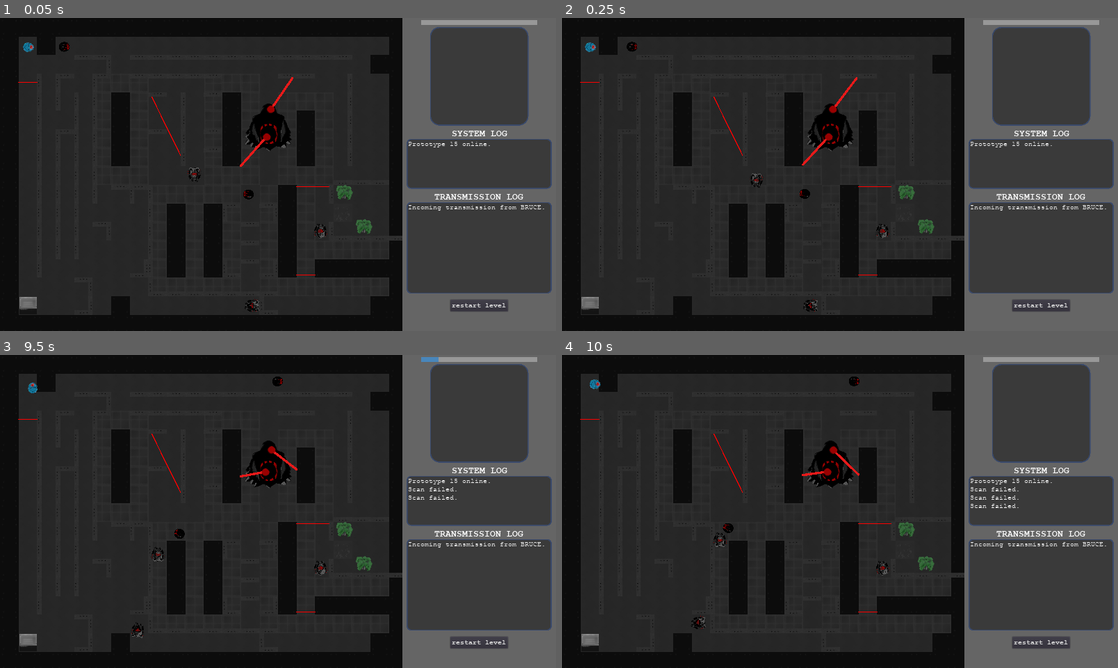
Above: before the commit, frames 1-4 (two rows, left to right).
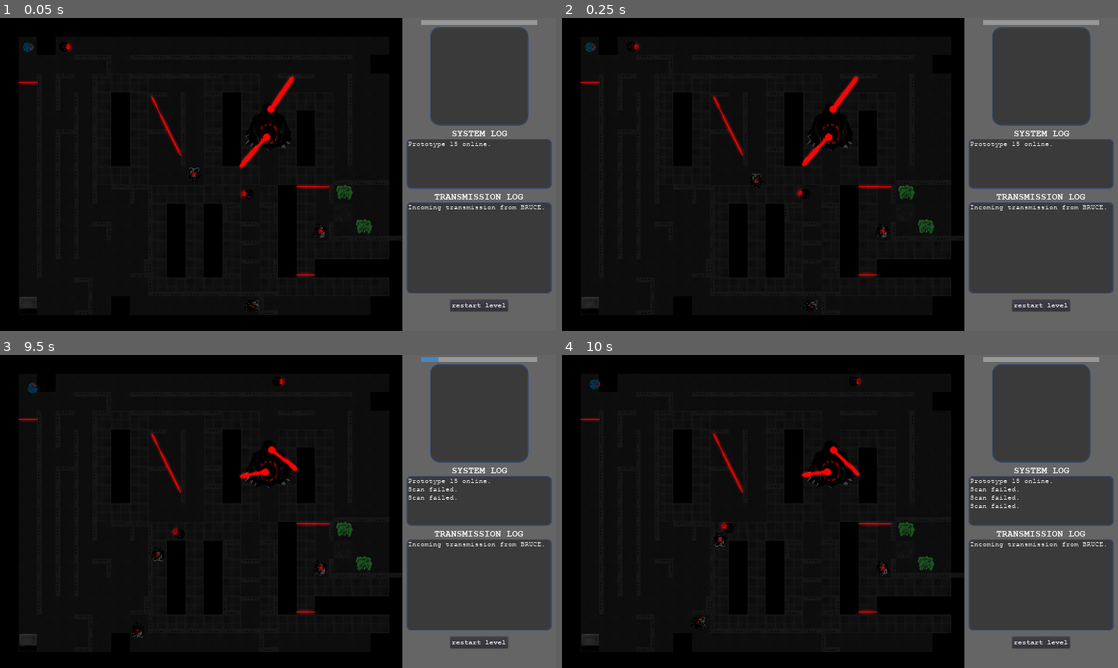
Above: after the commit, the same moments.

Repository: Roachbones/Visendus
Game: Godot game, scene res://levels/losslabyrinth.tscn
Two runs of this game, one before a commit and one after it. Both use one fixed random seed, a clock stepped at 60 frames per second and the inputs below. This scene is started directly instead of the project's main scene.
Inputs (mouse positions are in pixels of both pictures, inside the frame that each line leads up to):
- Up to frame 1 (0.05 s): no input
- Up to frame 2 (0.25 s): no input
- Up to frame 3 (9.5 s): click "restart level" at 0.5 s; click "restart level" at 1.25 s; click "restart level" at 2 s; move the mouse to (227, 530) at 2.77 s; hold Right (ui_right) 2.78-3.53 s; hold Space (disguise) 2.78-3.53 s; click (227, 530) at 2.92 s; move the mouse to (105, 383) at 3.52 s; hold Down (ui_down) 3.53-4.28 s; click (105, 383) at 3.6 s; move the mouse to (266, 470) at 4.27 s; hold Right (ui_right) 4.28-5.03 s; hold Right mouse button (scan_object) 4.28-5.03 s; click (266, 470) at 4.42 s; move the mouse to (322, 567) at 5.02 s; hold Up (ui_up) 5.03-5.78 s; tap Space (disguise) at 5.1 s; click (322, 567) at 5.17 s; move the mouse to (189, 642) at 5.77 s; press the mouse at (189, 642) at 5.78 s; hold Left (ui_left) 5.78-7.28 s; move the mouse to (177, 621) at 6.52 s; release the mouse at (177, 621) at 6.53 s; right-click (177, 621) at 6.6 s; click (177, 621) at 6.67 s; move the mouse to (344, 530) at 7.27 s; hold Down (ui_down) 7.28-8.03 s; hold Space (disguise) 7.28-8.03 s; click (344, 530) at 7.42 s; move the mouse to (361, 564) at 8.02 s; hold Right (ui_right) 8.03-8.78 s; click (361, 564) at 8.1 s; move the mouse to (27, 642) at 8.77 s; hold Up (ui_up) from 8.78 s (still down); hold Right mouse button (scan_object) from 8.78 s (still down); click (27, 642) at 8.92 s
- Up to frame 4 (10 s): move the mouse to (728, 527) at 9.52 s; release Up (ui_up) at 9.53 s; release Right mouse button (scan_object) at 9.53 s; hold Right (ui_right) from 9.53 s (still down); tap Space (disguise) at 9.6 s; click (728, 527) at 9.67 s

The runs differ from the first frame. In frame 1, 52% of the frame differs, in the area x 3-73%, y 6-96%; in frame 2, 52%; in frame 3, 52%; in frame 4, 52%.

Commit message:
adjusted Seer's AnimatedSprite

Diff:
--- a/Ides.tscn
+++ b/Ides.tscn
@@ -1,11 +1,10 @@
-[gd_scene load_steps=10 format=2]
+[gd_scene load_steps=9 format=2]
 
 [ext_resource path="res://Ides.gd" type="Script" id=1]
 [ext_resource path="res://textures/ides.png" type="Texture" id=2]
 [ext_resource path="res://utility/Disguise.gd" type="Script" id=3]
 [ext_resource path="res://sound/whistle.ogg" type="AudioStream" id=4]
 [ext_resource path="res://sound/ides_walk_3.ogg" type="AudioStream" id=5]
-[ext_resource path="res://textures/light.png" type="Texture" id=6]
 
 [sub_resource type="CircleShape2D" id=1]
 radius = 18.0
@@ -48,11 +47,4 @@
 stream = ExtResource( 5 )
 volume_db = -12.0
 autoplay = true
-
-[node name="Light2D" type="Light2D" parent="."]
-visible = false
-texture = ExtResource( 6 )
-color = Color( 0.537255, 0.807843, 0.929412, 1 )
-energy = 0.5
-shadow_enabled = true
 [connection signal="scanned_node_changed" from="." to="Disguise" method="_on_Ides_scanned_node_changed"]
--- a/levels/BruceRoom.tscn
+++ b/levels/BruceRoom.tscn
@@ -10,7 +10,7 @@
 [sub_resource type="CanvasItemMaterial" id=1]
 blend_mode = 2
 
-[node name="BruceRoom" index="0" instance=ExtResource( 1 )]
+[node name="BruceRoom" instance=ExtResource( 1 )]
 script = ExtResource( 2 )
 
 [node name="TileMap" parent="." index="0"]
--- a/levels/losslabyrinth.tscn
+++ b/levels/losslabyrinth.tscn
@@ -1,10 +1,10 @@
-[gd_scene load_steps=19 format=2]
+[gd_scene load_steps=20 format=2]
 
 [ext_resource path="res://level_components/LevelTemplate.tscn" type="PackedScene" id=1]
-[ext_resource path="res://textures/light.png" type="Texture" id=2]
-[ext_resource path="res://level_components/enemies/LaserCaster.tscn" type="PackedScene" id=3]
-[ext_resource path="res://level_components/enemies/Doomba.tscn" type="PackedScene" id=4]
-[ext_resource path="res://shaders/dark_with_red_highlight.tres" type="Material" id=5]
+[ext_resource path="res://level_components/enemies/LaserCaster.tscn" type="PackedScene" id=2]
+[ext_resource path="res://level_components/enemies/Doomba.tscn" type="PackedScene" id=3]
+[ext_resource path="res://shaders/dark_with_red_highlight.tres" type="Material" id=4]
+[ext_resource path="res://textures/light.png" type="Texture" id=5]
 [ext_resource path="res://level_components/enemies/Sentinel.tscn" type="PackedScene" id=6]
 [ext_resource path="res://level_components/enemies/HumanGuard.tscn" type="PackedScene" id=7]
 [ext_resource path="res://level_components/enemies/HumanGuardKitty.tscn" type="PackedScene" id=8]
@@ -13,6 +13,9 @@
 [ext_resource path="res://level_components/furniture/SteelBox.tscn" type="PackedScene" id=11]
 [ext_resource path="res://level_components/LoadingZone.tscn" type="PackedScene" id=12]
 [ext_resource path="res://textures/white.png" type="Texture" id=13]
+
+[sub_resource type="CanvasItemMaterial" id=6]
+blend_mode = 1
 
 [sub_resource type="Curve2D" id=1]
 _data = {
@@ -74,20 +77,9 @@
 tile_data = PoolIntArray( 0, 2, 0, 1, 2, 0, 2, 2, 0, 3, 2, 0, 4, 2, 0, 5, 2, 0, 6, 2, 0, 7, 2, 0, 8, 2, 0, 9, 2, 0, 10, …(3632 unchanged characters)…
 
 [node name="Ides" parent="LevelTemplate" index="2"]
+modulate = Color( 0.666667, 0.666667, 0.666667, 1 )
 position = Vector2( 97.9735, 101.473 )
 scale = Vector2( 0.8, 0.8 )
-
-[node name="Light2D" parent="LevelTemplate/Ides" index="5"]
-texture_scale = 0.3
-energy = 1.0
-
-[node name="Light2D2" type="Light2D" parent="LevelTemplate/Ides" index="6"]
-visible = false
-position = Vector2( 12.784, -0.491699 )
-texture = ExtResource( 2 )
-texture_scale = 0.4
-color = Color( 0.580392, 0.894118, 1, 1 )
-shadow_enabled = true
 
 [node name="HUD" parent="LevelTemplate" index="3"]
 system_log_path = NodePath("../../../LossLabyrinth/LevelTemplate/HUD/ColorRect/MarginContainer/VBoxContainer/CenterContainer2/SystemLog")
@@ -95,100 +87,55 @@
 transmission_log_path = NodePath("../../../LossLabyrinth/LevelTemplate/HUD/ColorRect/MarginContainer/VBoxContainer/CenterContainer4/TransmissionLog")
 time_label_path = NodePath("../../../LossLabyrinth/LevelTemplate/HUD/ColorRect/MarginContainer/VBoxContainer/CenterContainer5/HBoxContainer/TimeLabel")
 
-[node name="LaserCaster" parent="." instance=ExtResource( 3 )]
+[node name="LaserCaster" parent="." instance=ExtResource( 2 )]
 position = Vector2( 66.3865, 221.837 )
 fix_emission_point = true
 
-[node name="Light2D3" type="Light2D" parent="LaserCaster"]
-visible = false
-position = Vector2( 29.3062, -0.23877 )
-rotation = -3.12756
-scale = Vector2( 0.818518, 0.181293 )
-texture = ExtResource( 2 )
-texture_scale = 0.2
-color = Color( 0.8, 0.152941, 0.152941, 1 )
-energy = 1.5
-shadow_enabled = true
-
-[node name="LaserCaster2" parent="." instance=ExtResource( 3 )]
+[node name="LaserCaster2" parent="." instance=ExtResource( 2 )]
 position = Vector2( 1028.72, 582.592 )
 fix_emission_point = true
 
-[node name="Light2D3" type="Light2D" parent="LaserCaster2"]
-visible = false
-position = Vector2( 54.7292, -1.44873 )
-rotation = -3.13421
-scale = Vector2( 1.5021, 0.160793 )
-texture = ExtResource( 2 )
-texture_scale = 0.2
-color = Color( 0.8, 0.152941, 0.152941, 1 )
-energy = 1.5
-shadow_enabled = true
-
-[node name="LaserCaster3" parent="." instance=ExtResource( 3 )]
+[node name="LaserCaster3" parent="." instance=ExtResource( 2 )]
 position = Vector2( 525.825, 275.738 )
 rotation = 1.11331
 fix_emission_point = true
 
-[node name="Light2D2" type="Light2D" parent="LaserCaster3"]
-visible = false
-position = Vector2( 29.0168, -2.40674 )
-rotation = 3.13915
-scale = Vector2( 4.30936, 0.101301 )
-texture = ExtResource( 2 )
-texture_scale = 0.2
-color = Color( 0.8, 0.152941, 0.152941, 1 )
-energy = 1.5
-shadow_enabled = true
-
-[node name="LaserCaster4" parent="." instance=ExtResource( 3 )]
+[node name="LaserCaster4" parent="." instance=ExtResource( 2 )]
 position = Vector2( 1077.3, 887.063 )
 rotation = 3.14398
 fix_emission_point = true
 
-[node name="Light2D4" type="Light2D" parent="LaserCaster4"]
-visible = false
-position = Vector2( 4.02344, 1.08069 )
-rotation = 0.00499517
-scale = Vector2( 1.5021, 0.160793 )
-texture = ExtResource( 2 )
-texture_scale = 0.2
-color = Color( 0.8, 0.152941, 0.152941, 1 )
-energy = 1.5
-shadow_enabled = true
-
-[node name="Doomba" parent="." instance=ExtResource( 4 )]
-material = ExtResource( 5 )
+[node name="Doomba" parent="." instance=ExtResource( 3 )]
+material = ExtResource( 4 )
 position = Vector2( 863.55, 609.188 )
 rotation = 3.23655
 scale = Vector2( 0.478779, 0.478779 )
 
-[node name="Light2D" type="Light2D" parent="Doomba"]
-visible = false
-position = Vector2( 27.4944, 1.43445 )
-rotation = -1.49012e-008
-texture = ExtResource( 2 )
-texture_scale = 0.2
-color = Color( 0.529412, 0.215686, 0.215686, 1 )
-
-[node name="Doomba2" parent="." instance=ExtResource( 4 )]
-material = ExtResource( 5 )
+[node name="Sprite2" type="Sprite" parent="Doomba"]
+modulate = Color( 1, 0, 0, 0.2 )
+material = SubResource( 6 )
+position = Vector2( 27.7842, 0.578125 )
+scale = Vector2( 0.12, 0.12 )
+texture = ExtResource( 5 )
+
+[node name="Doomba2" parent="." instance=ExtResource( 3 )]
+material = ExtResource( 4 )
 position = Vector2( 216.482, 99.7687 )
 rotation = 6.27195
 scale = Vector2( 0.478779, 0.478779 )
 rotation_speed = 1.0
 adjustment_angle = 3.142
 
-[node name="Light2D" type="Light2D" parent="Doomba2"]
-visible = false
-position = Vector2( 27.4944, 1.43445 )
-rotation = -1.49012e-008
-texture = ExtResource( 2 )
-texture_scale = 0.2
-color = Color( 0.529412, 0.215686, 0.215686, 1 )
+[node name="Sprite3" type="Sprite" parent="Doomba2"]
+modulate = Color( 1, 0, 0, 0.2 )
+material = SubResource( 6 )
+position = Vector2( 25.04, 0 )
+rotation = -3.0354
+scale = Vector2( 0.12, 0.12 )
+texture = ExtResource( 5 )
 
 [node name="Sentinel" parent="." instance=ExtResource( 6 )]
-material = ExtResource( 5 )
+material = ExtResource( 4 )
 position = Vector2( 929.813, 367.65 )
 
 [node name="CollisionShape2D" parent="Sentinel" index="1"]
@@ -200,28 +147,11 @@
 [node name="LowerPupil" parent="Sentinel" index="4"]
 rotation = 2.29164
 
-[node name="Light2D" type="Light2D" parent="Sentinel/LowerPupil" index="3"]
-visible = false
-position = Vector2( 13.0262, -0.289368 )
-texture = ExtResource( 2 )
-texture_scale = 0.3
-color = Color( 0.780392, 0.0705882, 0.0705882, 1 )
-shadow_gradient_length = 704.7
-
 [node name="UpperPupil" parent="Sentinel" index="5"]
 rotation = -0.974107
 
-[node name="Light2D3" type="Light2D" parent="Sentinel/UpperPupil" index="2"]
-visible = false
-position = Vector2( 9.3385, -0.203369 )
-rotation = -3.01744
-texture = ExtResource( 2 )
-texture_scale = 0.3
-color = Color( 0.780392, 0.0705882, 0.0705882, 1 )
-shadow_gradient_length = 704.7
-
 [node name="HumanGuard" parent="." instance=ExtResource( 7 )]
-material = ExtResource( 5 )
+material = ExtResource( 4 )
 position = Vector2( 1107.45, 734.801 )
 rotation = -1.54113
 scale = Vector2( 0.7, 0.7 )
@@ -232,15 +162,6 @@
 [node name="LoseAura" parent="HumanGuard" index="4"]
 editor/display_folded = true
 
-[node name="Light2D2" type="Light2D" parent="HumanGuard"]
-visible = false
-position = Vector2( -0.479126, -0.493164 )
-rotation = -1.50551
-scale = Vector2( 0.478779, 0.478779 )
-texture = ExtResource( 2 )
-texture_scale = 0.3
-color = Color( 0.529412, 0.215686, 0.215686, 1 )
-
 [node name="Path2D2" type="Path2D" parent="."]
 position = Vector2( 872.1, 991.801 )
 curve = SubResource( 1 )
@@ -262,15 +183,6 @@
 [node name="LoseAura" parent="Path2D2/PathFollow2D/HumanGuardKitty" index="4"]
 editor/display_folded = true
 
-[node name="Light2D2" type="Light2D" parent="Path2D2/PathFollow2D/HumanGuardKitty"]
-visible = false
-position = Vector2( -1.13892, 0.725159 )
-rotation = 0.0385282
-scale = Vector2( 0.478779, 0.478779 )
-texture = ExtResource( 2 )
-texture_scale = 0.3
-color = Color( 0.529412, 0.215686, 0.215686, 1 )
-
 [node name="Path2D" type="Path2D" parent="."]
 position = Vector2( 670.64, 535.251 )
 rotation = 1.61126
@@ -294,42 +206,18 @@
 editor/display_folded = true
 visible = false
 
-[node name="Light2D2" type="Light2D" parent="Path2D/PathFollow2D/HumanGuardBear"]
-visible = false
-position = Vector2( -3.47974, 1.88367 )
-rotation = 1.62529
-scale = Vector2( 0.478779, 0.478779 )
-texture = ExtResource( 2 )
-texture_scale = 0.3
-color = Color( 0.529412, 0.215686, 0.215686, 1 )
-
 [node name="PottedPlant4" parent="." instance=ExtResource( 10 )]
 modulate = Color( 0.607843, 0.607843, 0.607843, 1 )
 position = Vector2( 1189.49, 603.557 )
 scale = Vector2( 0.64, 0.64 )
 
-[node name="Light2D3" type="Light2D" parent="PottedPlant4"]
-visible = false
-position = Vector2( -4.08447, -7.45892 )
-scale = Vector2( 1.25, 1.25 )
-texture = ExtResource( 2 )
-texture_scale = 0.15
-color = Color( 0.447059, 0.854902, 0.258824, 1 )
-
 [node name="PottedPlant5" parent="." instance=ExtResource( 10 )]
 modulate = Color( 0.607843, 0.607843, 0.607843, 1 )
 position = Vector2( 1257, 721.232 )
 scale = Vector2( 0.64, 0.64 )
 
-[node name="Light2D3" type="Light2D" parent="PottedPlant5"]
-visible = false
-position = Vector2( -4.08447, -7.45892 )
-scale = Vector2( 1.25, 1.25 )
-texture = ExtResource( 2 )
-texture_scale = 0.15
-color = Color( 0.447059, 0.854902, 0.258824, 1 )
-
 [node name="SteelBox" parent="." instance=ExtResource( 11 )]
+modulate = Color( 0.564706, 0.564706, 0.564706, 1 )
 position = Vector2( 98.3838, 993.484 )
 scale = Vector2( 0.120001, 0.120001 )
 
@@ -348,11 +236,10 @@
 visible = false
 color = Color( 0.937255, 0.937255, 0.937255, 1 )
 
-[node name="Node2D" type="Node2D" parent="."]
-visible = false
+[node name="ShaderFilter" type="Node2D" parent="."]
 z_index = 30
 
-[node name="TextureRect" type="TextureRect" parent="Node2D"]
+[node name="TextureRect" type="TextureRect" parent="ShaderFilter"]
 material = SubResource( 5 )
 margin_right = 1920.0
 margin_bottom = 1080.0
@@ -361,8 +248,6 @@
 
 [editable path="LevelTemplate"]
 
-[editable path="LevelTemplate/Ides"]
-
 [editable path="Doomba"]
 
 [editable path="Sentinel"]
--- a/ui/SceneTransition.gd
+++ b/ui/SceneTransition.gd
@@ -48,12 +48,13 @@
 			break
 
 func update_progress():
-	var progress = float(loader.get_stage()) / loader.get_stage_count()
+	var progress = float((loader.get_stage()+1)) / loader.get_stage_count()
 	# Update your progress bar?
 	texture_progress.value = progress
 	print(progress)
 
 func set_new_scene(scene_resource):
+	texture_progress.value = 0.01
 	texture_progress.visible = false
 	#current_scene = scene_resource.instance()
 	#get_node("/root").add_child(current_scene)
--- a/utility/Seer.tscn
+++ b/utility/Seer.tscn
@@ -23,11 +23,12 @@
 
 [node name="AnimatedSprite" type="AnimatedSprite" parent="."]
 modulate = Color( 1, 1, 1, 0.878431 )
-scale = Vector2( 0.66, 0.66 )
+scale = Vector2( 0.33, 0.33 )
 z_index = 4
 z_as_relative = false
 frames = SubResource( 1 )
 animation = "0"
+offset = Vector2( 0, -256 )
 
 [node name="AudioStreamPlayer" type="AudioStreamPlayer" parent="."]
 pause_mode = 2
Not shown: 2 places in levels/losslabyrinth.tscn that only renumber resources
